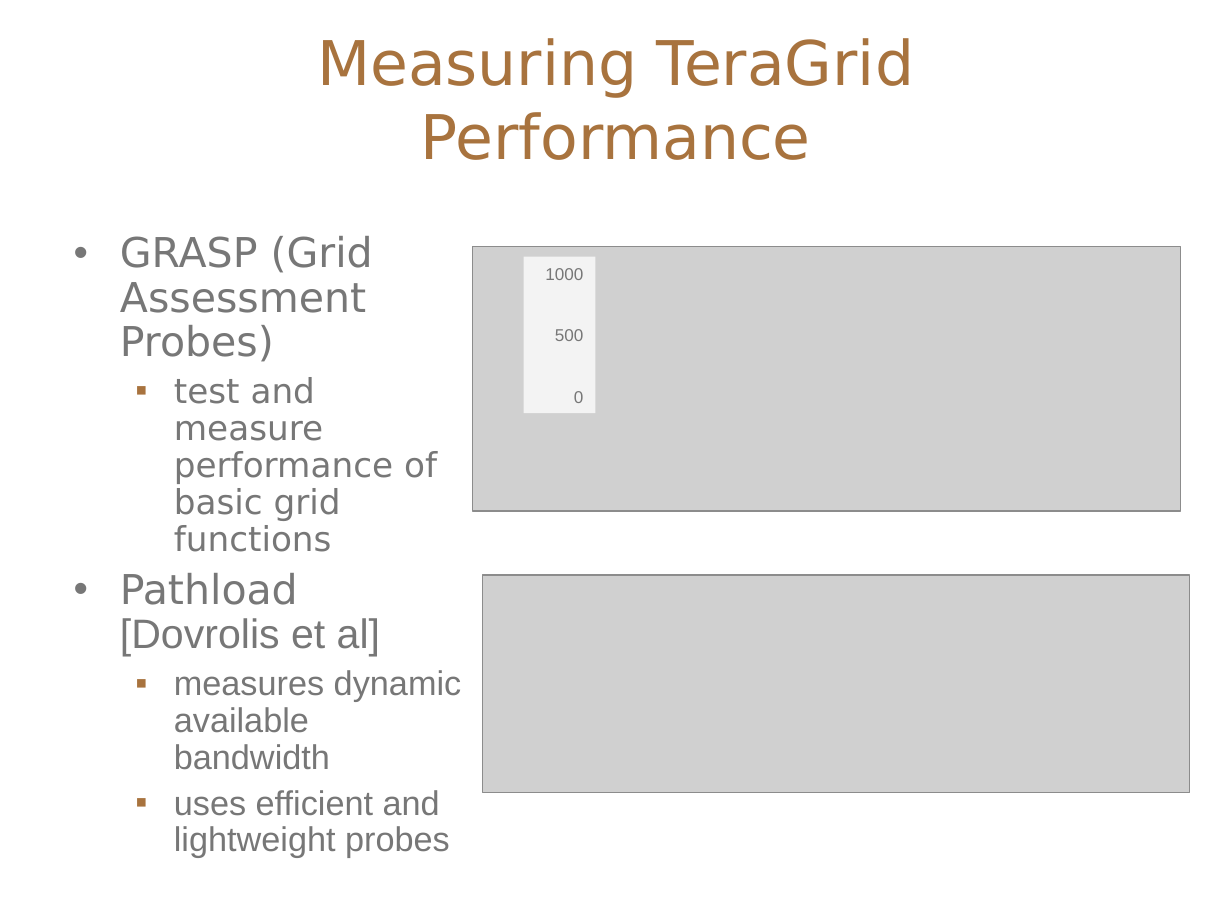
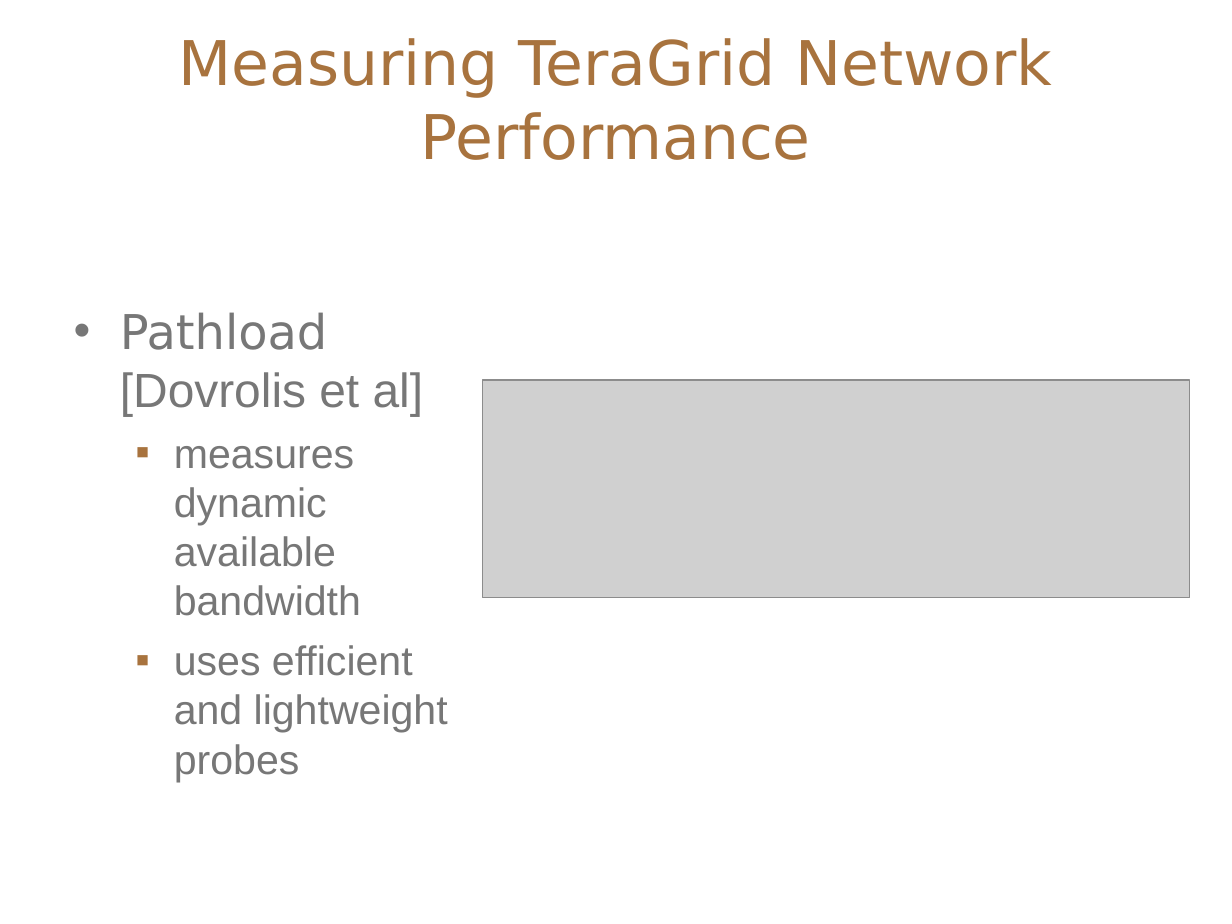
Before and after one commit to IncaProject/inca-xsede, a slide deck: slide 12 of talks/inca_sc05.ppt (slide 16 before the commit). Drawn at 1232x924 pixels with LibreOffice and Linux fonts; fonts in the diff are those of the drawing; grey boxes stand for pictures. Boxes give left, top, right and bottom in pixels: in the first picture for what was removed or moved away, otherwise in the second. Text is boxed around its words. In the diff, an @@ line names an element or a change of style, - is before the commit and + after.

```diff
--- a/talks/inca_sc05.ppt
+++ b/talks/inca_sc05.ppt
@@ title at (179, 38, 1052, 160): text changed @@
-Measuring TeraGrid Performance
+Measuring TeraGrid Network Performance
@@ text "Pathload [Dovrolis et al]" at (120, 312, 448, 782): size 24 to 28 pt in "Pathload [Dovrolis et al]"; size 20 to 24 pt in "measures dynamic available bandwidth", "uses efficient and lightweight probes"; line spacing 0.9 to 1; more space between paragraphs @@
@@ text at (120, 236, 437, 552): paragraphs removed @@
-• GRASP (Grid Assessment Probes)
-  ▪ test and measure performance of basic grid functions
@@ rectangle removed at (524, 256, 595, 413) @@
-1000
-500
-0
@@ picture: place and size @@
-picture at (472, 246, 1180, 511)
+picture at (483, 379, 1190, 598)
@@ picture removed at (483, 575, 1190, 793) @@
```
Also in this commit, not shown: 9 other slides changed, 3 slides added, 2 slides removed.
